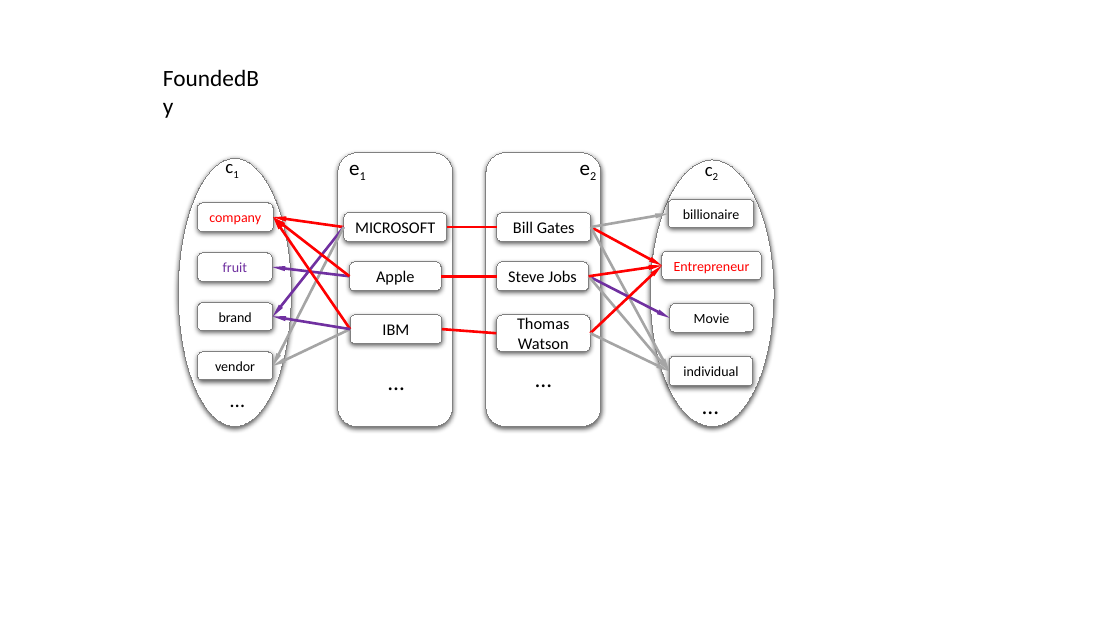
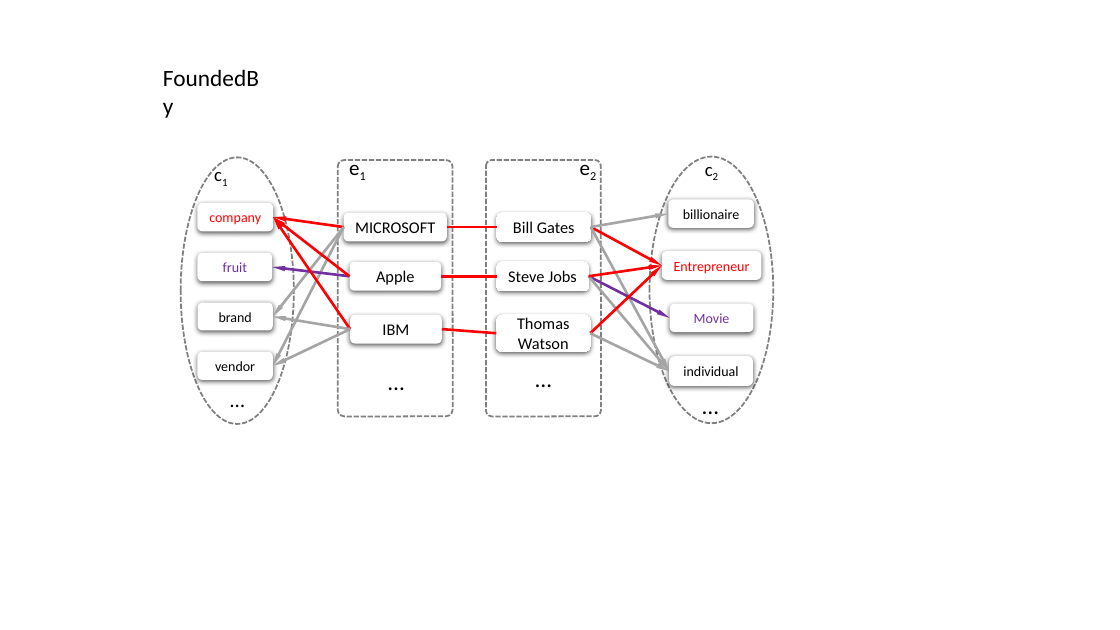
Before and after one commit to redreamality/kddexp, a slide deck: slide 10 of resources/mypaper.pptx. Drawn at 1120x630 pixels with LibreOffice and Linux fonts; fonts in the diff are those of the drawing. Boxes give left, top, right and bottom in pixels: in the first picture for what was removed or moved away, otherwise in the second. Text is boxed around its words. In the diff, an @@ line names an element or a change of style, - is before the commit and + after.

```diff
--- a/resources/mypaper.pptx
+++ b/resources/mypaper.pptx
@@ ellipse at box(181, 157, 294, 423): outline #808080 0.75 pt to #808080 1.5 pt dashed; shadow off @@
@@ ellipse: place and size @@
-ellipse at box(178, 159, 292, 427)
+ellipse at box(181, 157, 294, 423)
@@ text "c1": place and size @@
-text "c1" at box(218, 151, 266, 182)
+text "c1" at box(206, 159, 255, 190)
@@ rounded rectangle at box(338, 160, 453, 416): outline #808080 0.75 pt to #808080 1.5 pt dashed; shadow off; proportions changed @@
@@ rounded rectangle: place and size @@
-rounded rectangle at box(338, 153, 453, 427)
+rounded rectangle at box(338, 160, 453, 416)
@@ rounded rectangle: place and size @@
-rounded rectangle at box(486, 153, 601, 427)
+rounded rectangle at box(486, 160, 601, 416)
@@ rounded rectangle at box(486, 160, 601, 416): outline #808080 0.75 pt to #808080 1.5 pt dashed; shadow off; proportions changed @@
@@ ellipse: place and size @@
-ellipse at box(650, 160, 774, 426)
+ellipse at box(649, 156, 773, 423)
@@ ellipse at box(649, 156, 773, 423): outline #808080 0.75 pt to #808080 1.5 pt dashed; shadow off @@
@@ outline #808080 0.75 pt to none in 10 elements at box(344, 213, 447, 241), box(350, 262, 441, 291), box(197, 203, 273, 232), box(197, 253, 272, 281), box(197, 302, 273, 330), box(197, 352, 273, 381), box(350, 315, 442, 344), box(662, 251, 761, 280), box(670, 356, 754, 386), box(669, 199, 755, 228) @@
@@ arrow (344, 227) - (273, 317): stroke #7030A0 2.25 pt to #A5A5A5 2.25 pt @@
@@ arrow (350, 329) - (273, 317): stroke #7030A0 2.25 pt to #A5A5A5 2.25 pt @@
@@ outline #808080 0.75 pt to #FFFFFF 0.75 pt in 3 elements at box(497, 262, 589, 291), box(497, 213, 591, 241), box(497, 315, 591, 352) @@
@@ rounded rectangle "Movie" at box(670, 303, 754, 332): text colour #000000 to #7030A0; outline #808080 0.75 pt to none @@
```
Also in this commit, not shown: 1 other slide changed, 1 slide added, 16 other files.
